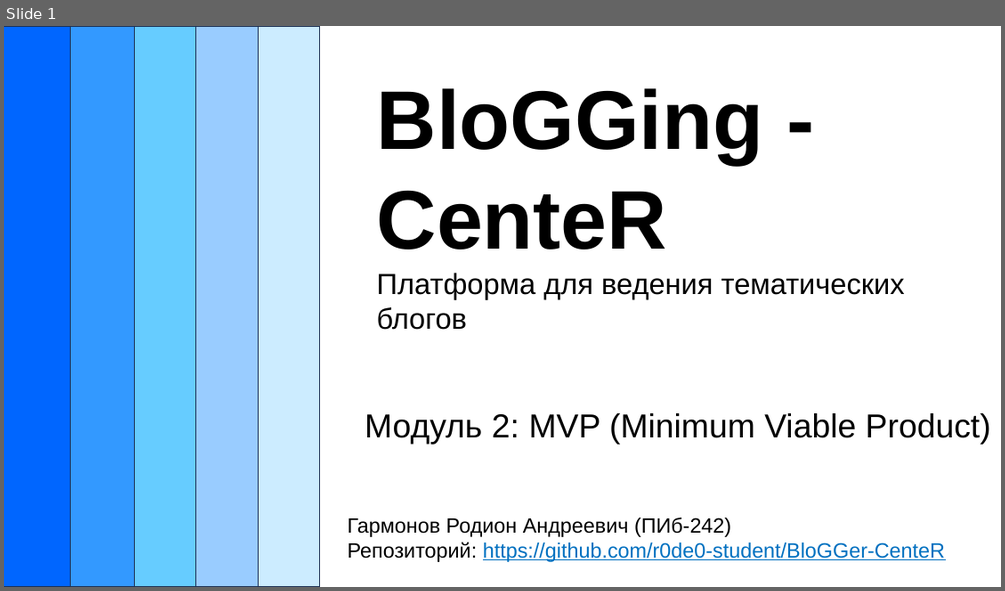
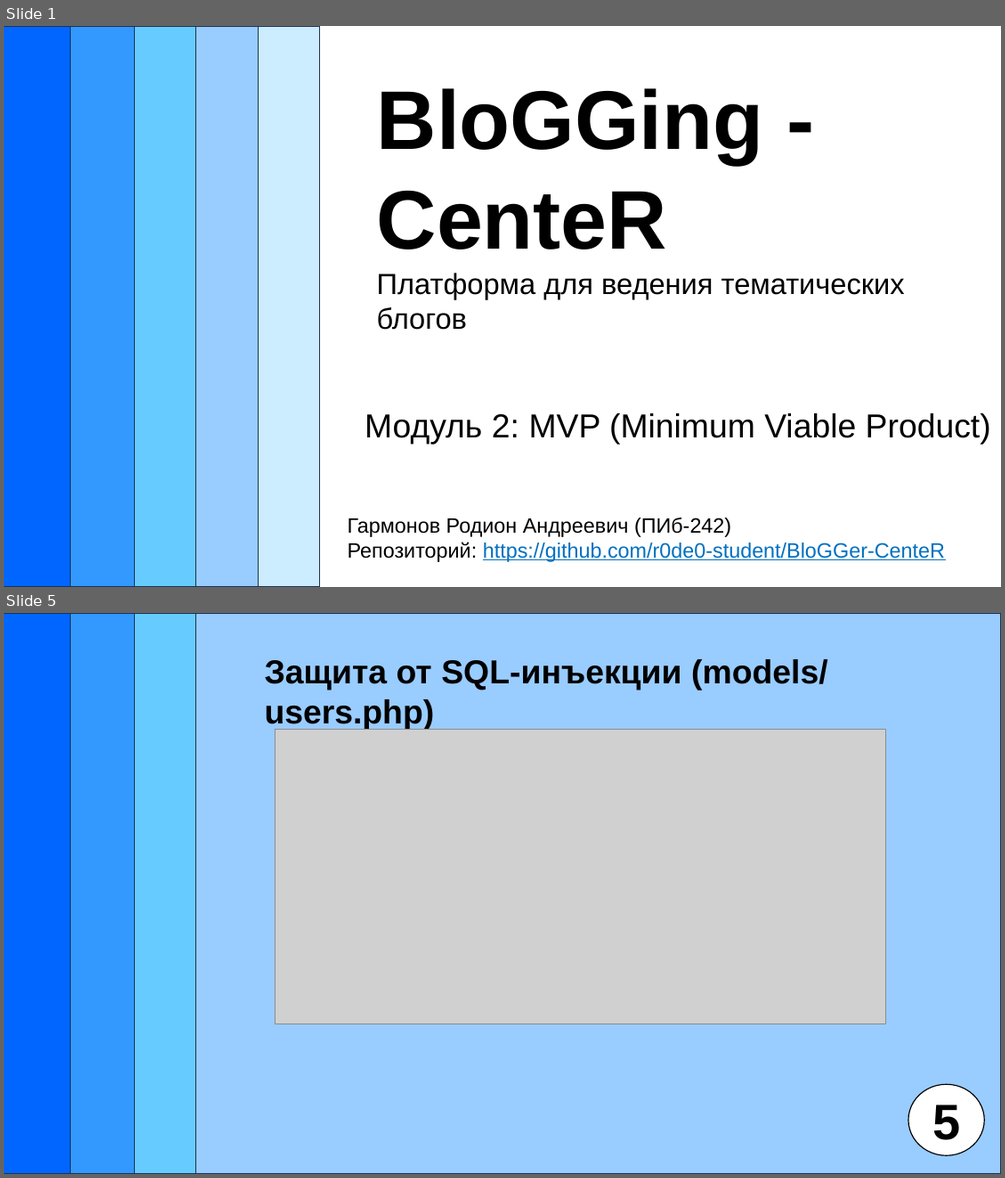
Before and after one commit to r0de0-student/BloGGer-CenteR, a slide deck: Model2/MVP.pptx. Shown one above the other, each under a label of ours: slide 1 before the commit, slides 1 and 5 after it; the slides between them are not shown. The pictures are 1005x591 and 1005x1178 pixels, drawn with LibreOffice and Linux fonts; fonts in the diff are those of the drawing; grey boxes stand for pictures; background and template pictures are left out. Boxes give left, top, right and bottom in pixels: in the first picture for what was removed or moved away, otherwise in the second. Text is boxed around its words. In the diff, an @@ line names an element or a change of style, - is before the commit and + after.

```diff
--- a/Model2/MVP.pptx
+++ b/Model2/MVP.pptx
@@ slide 5 added at (x1=4, y1=613, x2=1001, y2=1174), background #FFFFFF @@
@@ rectangle added at (x1=4, y1=613, x2=1001, y2=1174), fill #CCECFF, outline #1E3256 1 pt @@
@@ rectangle added at (x1=4, y1=613, x2=1001, y2=1174), fill #99CCFF, outline #1E3256 1 pt @@
@@ rectangle added at (x1=4, y1=613, x2=196, y2=1174), fill #66CCFF, outline #1E3256 1 pt @@
@@ rectangle added at (x1=4, y1=613, x2=134, y2=1174), fill #3399FF, outline #1E3256 1 pt @@
@@ rectangle added at (x1=4, y1=613, x2=71, y2=1174), fill #0066FF, outline #1E3256 1 pt @@
@@ text added at (x1=265, y1=659, x2=827, y2=730), 32 pt, text #000000, bold @@
+Защита от SQL-инъекции (models/users.php)
@@ picture added at (x1=275, y1=730, x2=886, y2=1024) @@
@@ ellipse added at (x1=909, y1=1084, x2=985, y2=1155), fill #FFFFFF, outline #000000 1 pt, 48 pt, text #000000, bold @@
+5
```
Also in this commit, not shown: 8 slides changed, 2 other slides added.
